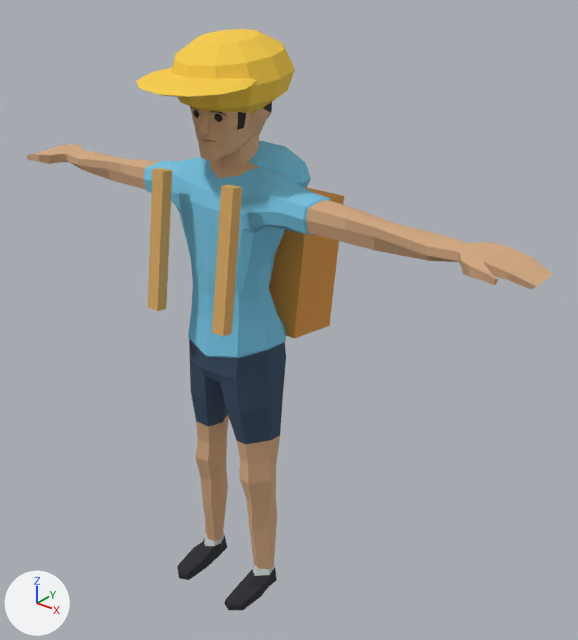
Two versions of the glTF model public/models/characters/player.glb, one commit apart.
One viewpoint serves both versions: a 50 mm camera at (2.02, -2.16, 2.71) aimed at (0.13, 0.2, 1.25). Every picture has the same lights, and +X, +Y and +Z are marked at lower left. The picture after the commit comes second. Where no turn or scale is listed for an object, it has been applied to the vertices.

Script lines for the objects in view, before the commit:
```python
ob_backpack = bpy.data.objects.new('backpack', me_cube)
ob_backpack.location = (0.002, 0.292, 1.481)
ob_basehuman = bpy.data.objects.new('BaseHuman', me_cylinder_002)
ob_basehuman.location = (0.0, 0.0, 0.001)
ob_hood = bpy.data.objects.new('hood', me_sphere_002)
ob_hood.location = (0.001, 0.181, 1.86)
ob_shoulder_strap = bpy.data.objects.new('shoulder_strap', me_cube_002)
ob_shoulder_strap.location = (-0.176, -0.207, 1.648)
ob_shoulder_strap_001 = bpy.data.objects.new('shoulder_strap.001', me_cube_003)
ob_shoulder_strap_001.location = (0.173, -0.208, 1.648)
# also in view: 'cap_brim' at (0.0, -0.15, 2.25); 'cap_crown' at (0.0, 0.04, 2.26)
```
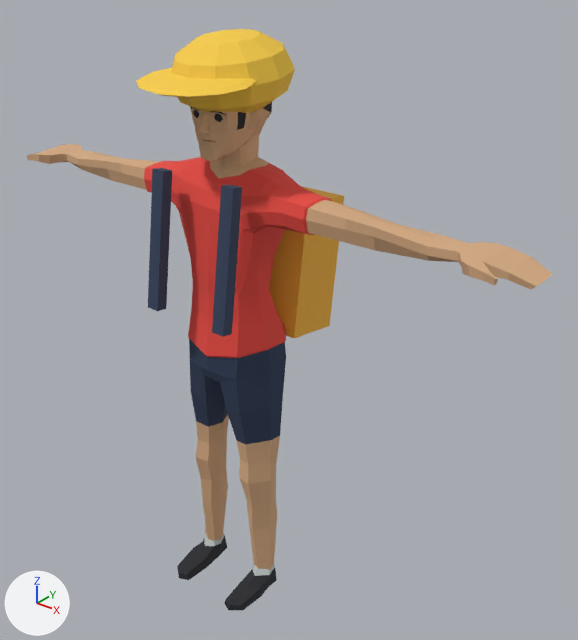
The change, as JSON lines over the scene's bpy script:
```json
{"op": "set", "path": "mat_shirt.base_color", "old": "(0.178, 0.558, 0.784)", "new": "(0.807, 0.0648, 0.0497)", "note": "cyan #75c5e5 -> red #e8483f"}
{"op": "set", "path": "mat_shoulder_strap.base_color", "old": "(0.708, 0.407, 0.127)", "new": "(0.0331, 0.0529, 0.107)", "note": "orange #dbab64 -> dark blue #33415c"}
{"op": "set", "path": "mat_shoulder_strap_001.base_color", "old": "(0.708, 0.407, 0.127)", "new": "(0.0331, 0.0529, 0.107)", "note": "orange #dbab64 -> dark blue #33415c"}
{"op": "remove", "block": "ob_hood", "code": ["ob_hood = bpy.data.objects.new('hood', me_sphere_002)", "ob_hood.location = (0.001, 0.181, 1.86)"]}
```

Pixel boxes (x1, y1, x2, y2) of what changed, in the pictures (578 x 640 px):
```json
{"object": "BaseHuman", "change": "recoloured", "before": [141, 104, 345, 391], "after": [141, 104, 345, 391], "on screen": "cyan to red"}
{"object": "shoulder_strap.001", "change": "recoloured", "before": [212, 185, 242, 337], "after": [212, 185, 242, 337], "on screen": "orange to dark blue"}
{"object": "shoulder_strap", "change": "recoloured", "before": [148, 168, 172, 311], "after": [148, 168, 172, 311], "on screen": "orange to dark blue"}
{"object": "hood", "change": "deleted", "before": [249, 141, 311, 189], "on screen": "cyan"}
```
